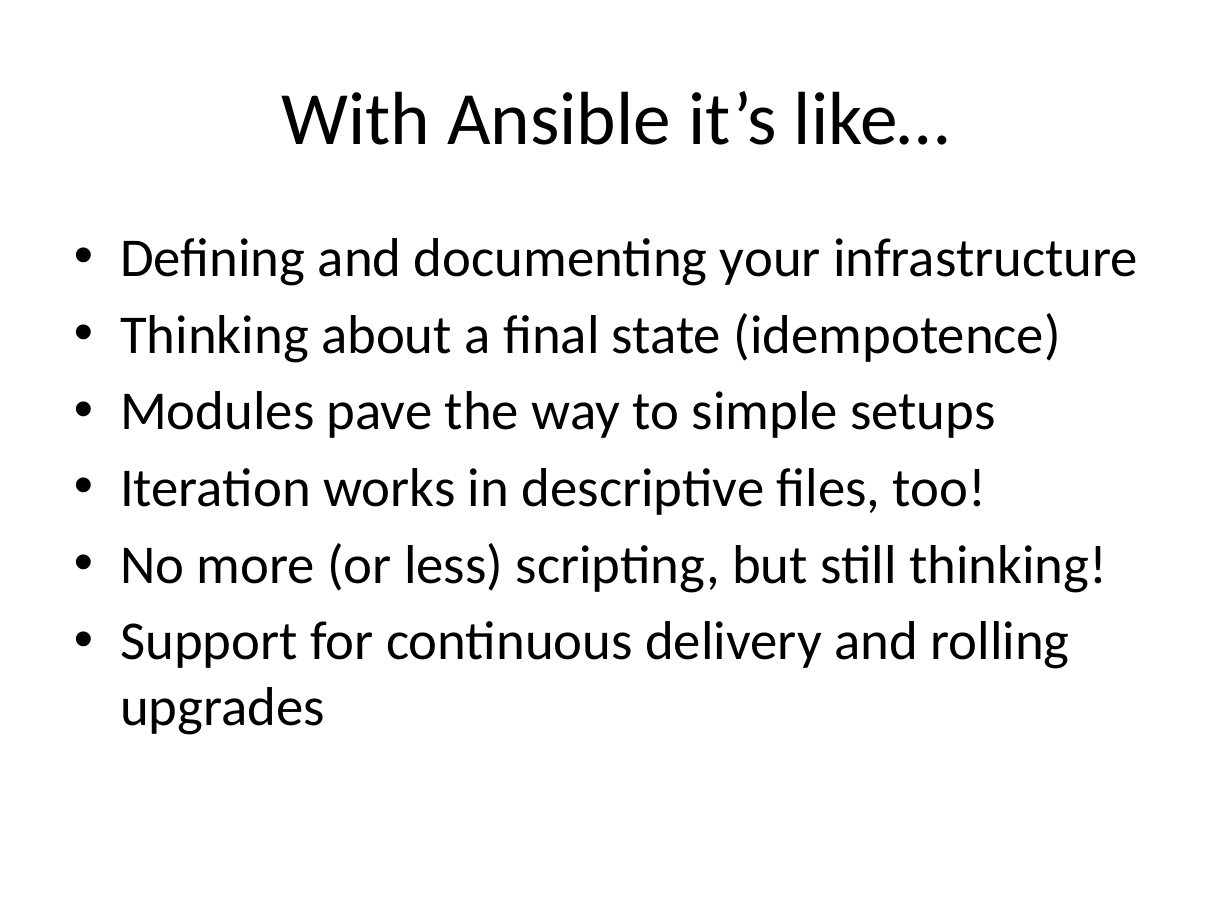
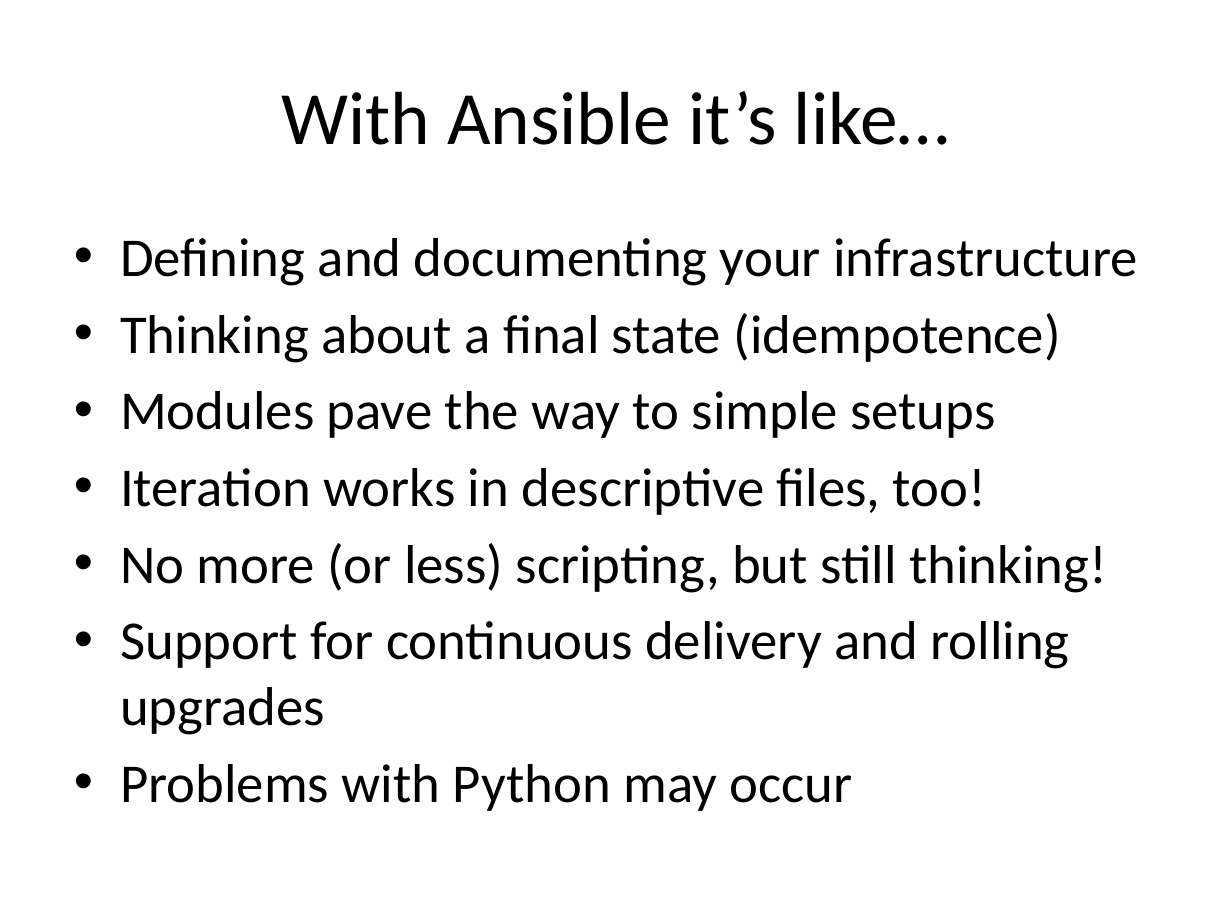
Before and after one commit to Hingo/ansible_meteor, a slide deck: slide 16 of presentation/slide_deck.pptx (slide 8 before the commit). Drawn at 1232x924 pixels with LibreOffice and Linux fonts; fonts in the diff are those of the drawing. Boxes give left, top, right and bottom in pixels: in the first picture for what was removed or moved away, otherwise in the second. Text is boxed around its words. In the diff, an @@ line names an element or a change of style, - is before the commit and + after.

```diff
--- a/presentation/slide_deck.pptx
+++ b/presentation/slide_deck.pptx
@@ text at (x1=120, y1=764, x2=853, y2=811): paragraph added @@
+• Problems with Python may occur
```
Also in this commit, not shown: 3 other slides changed, 9 slides added.
